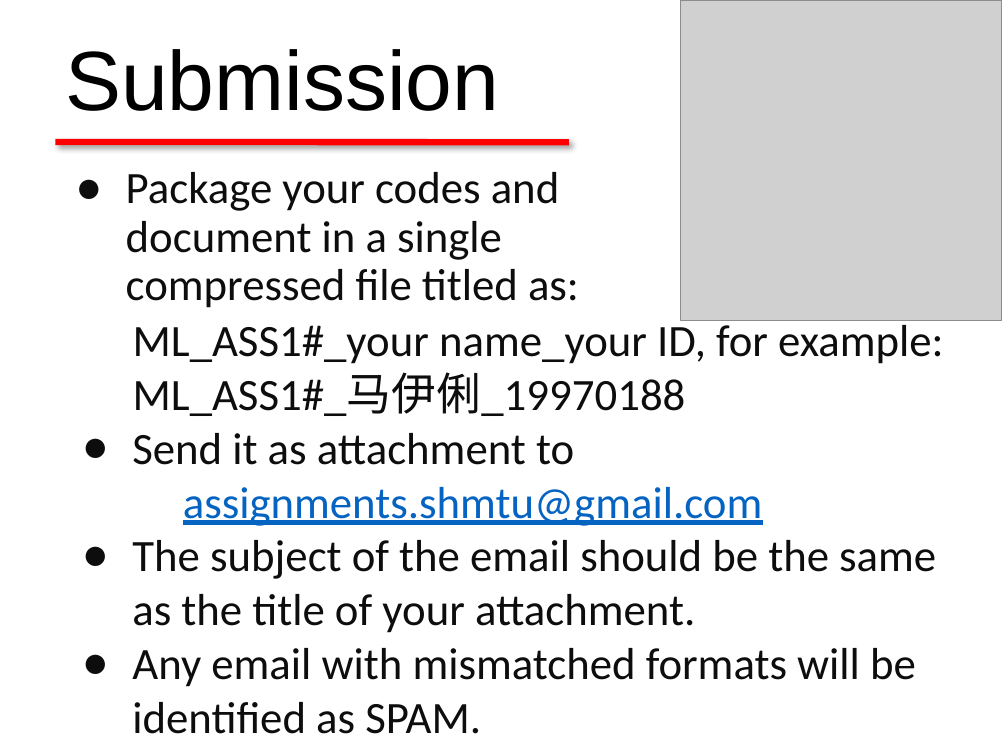
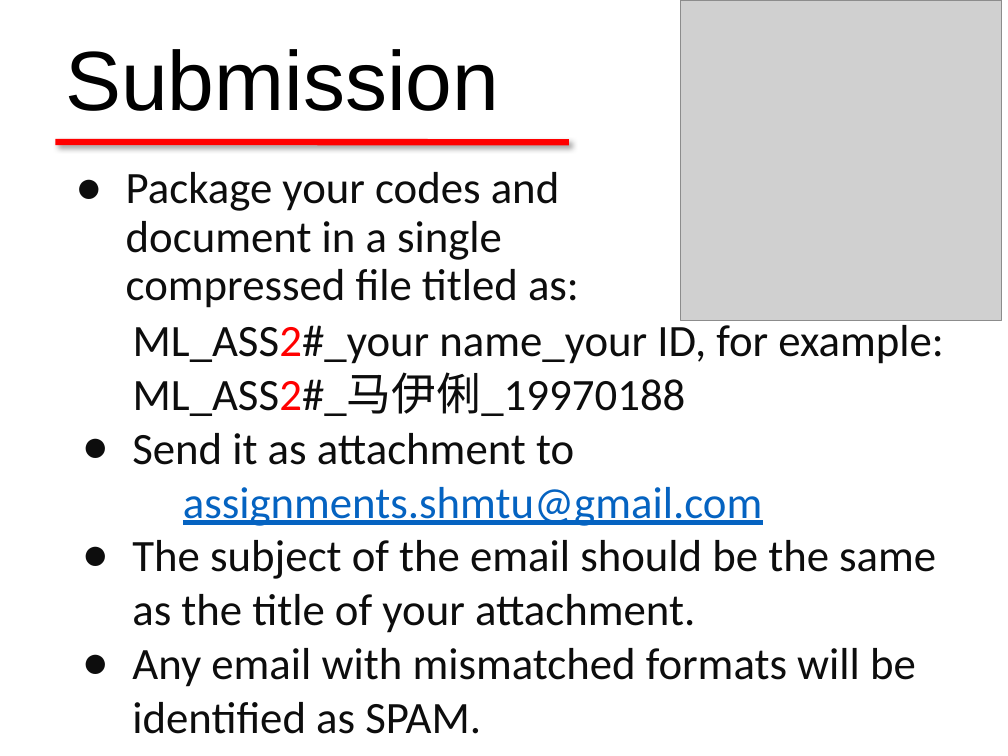
Before and after one commit to sunzuolei/ml, a slide deck: slide 8 of Assignments/A2/2#Assignment.pptx. Drawn at 1008x756 pixels with LibreOffice and Linux fonts; fonts in the diff are those of the drawing; grey boxes stand for pictures. Boxes give left, top, right and bottom in pixels: in the first picture for what was removed or moved away, otherwise in the second. Text is boxed around its words. In the diff, an @@ line names an element or a change of style, - is before the commit and + after.

```diff
--- a/Assignments/A2/2#Assignment.pptx
+++ b/Assignments/A2/2#Assignment.pptx
@@ text at bbox=[133, 319, 944, 416]: text changed @@
-ML_ASS1#_your name_your ID, for example:
-ML_ASS1#_马伊俐_19970188
+ML_ASS2#_your name_your ID, for example:
+ML_ASS2#_马伊俐_19970188
```
Also in this commit, not shown: 1 other slide changed.
